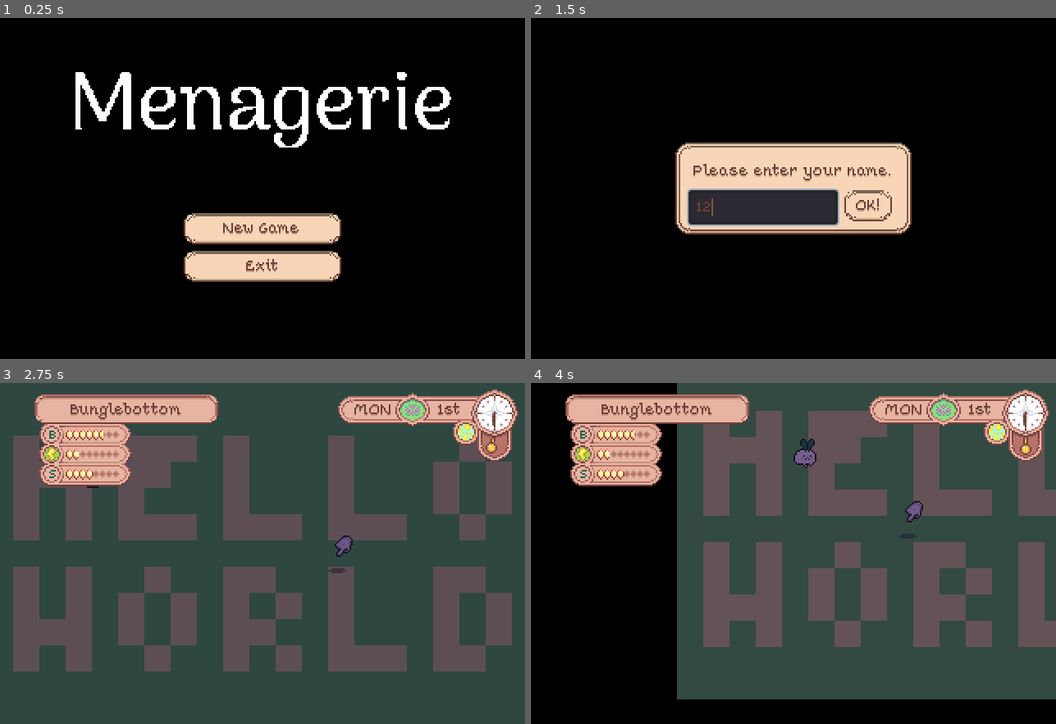
Above: before the commit, frames 1-4 (two rows, left to right).
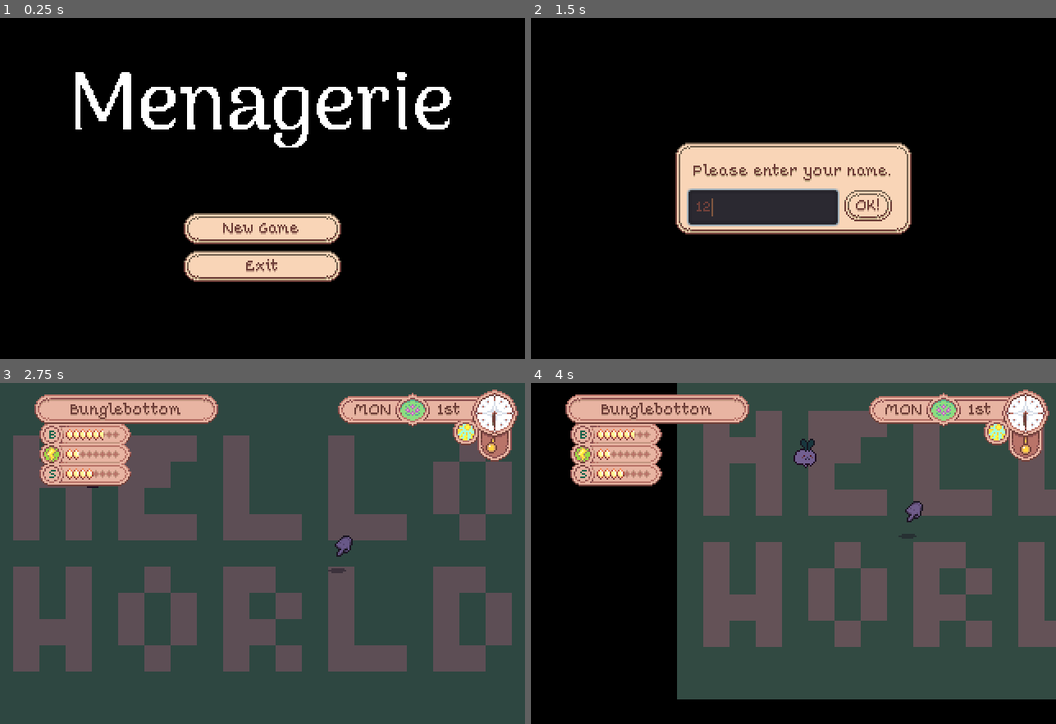
Above: after the commit, the same moments.

Repository: sand-bird/menagerie
Game: Godot game, scene res://system/game.tscn
Same seed, same stepped clock (60 frames per second), same inputs: the game is played once before the commit and once after it.
Inputs (mouse positions are in pixels of both pictures, inside the frame that each line leads up to):
- Up to frame 1 (0.25 s): no input
- Up to frame 2 (1.5 s): click "New Game" at 0.5 s; click (762, 208) at 1.27 s; type "12" at 1.35 s
- Up to frame 3 (2.75 s): click "OK!" at 2 s
- Up to frame 4 (4 s): tap Enter at 2.75 s; move the mouse to (909, 536) at 2.77 s; hold Right (ui_right) 2.78-3.5 s; click (909, 536) at 2.92 s; drag from (688, 570) to (909, 536) at 3.52 s

The runs differ from the first frame. In frame 1, 1.0% of the frame differs, in the area x 35-65%, y 57-78%; in frame 2, 0.2%; in frame 3, 0.8%; in frame 4, 0.8%.
Error in both runs: Invalid get index 'schemas' (on base: 'Dictionary'). (res://system/data.gd:44)

Commit message:
fix button/panel texture sizes

Diff:
--- a/game/assets/ui/panels/box_border_inset.tres
+++ b/game/assets/ui/panels/box_border_inset.tres
@@ -3,21 +3,13 @@
 [ext_resource path="res://assets/ui/panels/box_border_inset.png" type="Texture" id=1]
 
 [resource]
-
 content_margin_left = 4.0
 content_margin_right = 4.0
 content_margin_top = 4.0
 content_margin_bottom = 4.0
 texture = ExtResource( 1 )
-region_rect = Rect2( 0, 0, 26, 25 )
+region_rect = Rect2( 0, 0, 21, 17 )
 margin_left = 10.0
 margin_right = 10.0
 margin_top = 8.0
 margin_bottom = 8.0
-expand_margin_left = 0.0
-expand_margin_right = 0.0
-expand_margin_top = 0.0
-expand_margin_bottom = 0.0
-modulate_color = Color( 1, 1, 1, 1 )
-draw_center = true
-_sections_unfolded = [ "Content Margin", "Margin" ]
--- a/game/assets/ui/panels/box_border_outset.tres
+++ b/game/assets/ui/panels/box_border_outset.tres
@@ -8,7 +8,7 @@
 content_margin_top = 4.0
 content_margin_bottom = 4.0
 texture = ExtResource( 1 )
-region_rect = Rect2( 0, 0, 26, 25 )
+region_rect = Rect2( 0, 0, 21, 17 )
 margin_left = 10.0
 margin_right = 10.0
 margin_top = 8.0
--- a/game/assets/ui/panels/box_border_outset_light.tres
+++ b/game/assets/ui/panels/box_border_outset_light.tres
@@ -3,21 +3,15 @@
 [ext_resource path="res://assets/ui/panels/box_border_outset_light.png" type="Texture" id=1]
 
 [resource]
-
-content_margin_left = 4.0
-content_margin_right = 4.0
+content_margin_left = 6.0
+content_margin_right = 6.0
 content_margin_top = 4.0
 content_margin_bottom = 4.0
 texture = ExtResource( 1 )
-region_rect = Rect2( 0, 0, 26, 25 )
-margin_left = 9.0
-margin_right = 9.0
+region_rect = Rect2( 0, 0, 21, 17 )
+margin_left = 10.0
+margin_right = 10.0
 margin_top = 8.0
 margin_bottom = 8.0
-expand_margin_left = 0.0
-expand_margin_right = 0.0
-expand_margin_top = 0.0
-expand_margin_bottom = 0.0
-modulate_color = Color( 1, 1, 1, 1 )
-draw_center = true
-_sections_unfolded = [ "Content Margin", "Expand Margin", "Margin", "Resource" ]
+axis_stretch_horizontal = 1
+axis_stretch_vertical = 1
--- a/game/assets/ui/panels/box_outset.tres
+++ b/game/assets/ui/panels/box_outset.tres
@@ -2,25 +2,14 @@
 
 [ext_resource path="res://assets/ui/panels/box_outset.png" type="Texture" id=1]
 
-
-
-
 [resource]
-
 content_margin_left = 5.0
 content_margin_right = 5.0
 content_margin_top = 4.0
 content_margin_bottom = 4.0
 texture = ExtResource( 1 )
-region_rect = Rect2( 0, 0, 32, 33 )
+region_rect = Rect2( 0, 0, 17, 14 )
 margin_left = 8.0
 margin_right = 8.0
 margin_top = 7.0
 margin_bottom = 7.0
-expand_margin_left = 0.0
-expand_margin_right = 0.0
-expand_margin_top = 0.0
-expand_margin_bottom = 0.0
-modulate_color = Color( 1, 1, 1, 1 )
-draw_center = true
-_sections_unfolded = [ "Content Margin", "Expand Margin", "Margin" ]
--- a/game/assets/ui/panels/box_outset_dark.tres
+++ b/game/assets/ui/panels/box_outset_dark.tres
@@ -2,25 +2,14 @@
 
 [ext_resource path="res://assets/ui/panels/box_outset_dark.png" type="Texture" id=1]
 
-
-
-
 [resource]
-
 content_margin_left = 4.0
 content_margin_right = 4.0
 content_margin_top = 4.0
 content_margin_bottom = 4.0
 texture = ExtResource( 1 )
-region_rect = Rect2( 0, 0, 32, 33 )
+region_rect = Rect2( 0, 0, 17, 14 )
 margin_left = 7.0
 margin_right = 7.0
 margin_top = 7.0
 margin_bottom = 7.0
-expand_margin_left = 0.0
-expand_margin_right = 0.0
-expand_margin_top = 0.0
-expand_margin_bottom = 0.0
-modulate_color = Color( 1, 1, 1, 1 )
-draw_center = true
-_sections_unfolded = [ "Content Margin", "Expand Margin", "Margin" ]
--- a/game/assets/ui/panels/box_outset_light.tres
+++ b/game/assets/ui/panels/box_outset_light.tres
@@ -8,7 +8,7 @@
 content_margin_top = 2.0
 content_margin_bottom = 2.0
 texture = ExtResource( 1 )
-region_rect = Rect2( 0, 0, 32, 33 )
+region_rect = Rect2( 0, 0, 17, 14 )
 margin_left = 7.0
 margin_right = 7.0
 margin_top = 7.0
--- a/game/ui/garden/select_hud.tscn
+++ b/game/ui/garden/select_hud.tscn
@@ -72,7 +72,8 @@
 margin_bottom = 21.0
 custom_styles/panel = ExtResource( 7 )
 __meta__ = {
-"_edit_group_": true
+"_edit_group_": true,
+"_edit_use_anchors_": false
 }
 
 [node name="label" type="Label" parent="name_bar"]
@@ -82,6 +83,9 @@
 text = "Bunglebottom"
 align = 1
 valign = 1
+__meta__ = {
+"_edit_use_anchors_": false
+}
 
 [node name="portrait_bg" type="TextureRect" parent="."]
 visible = false
--- a/game/ui/main_menu/main_menu.tscn
+++ b/game/ui/main_menu/main_menu.tscn
@@ -91,6 +91,7 @@
 text = " X "
 script = SubResource( 1 )
 __meta__ = {
+"_edit_use_anchors_": false,
 "_editor_icon": ExtResource( 5 )
 }
 
--- a/game/ui/save_list/save_list.tscn
+++ b/game/ui/save_list/save_list.tscn
@@ -54,6 +54,9 @@
 margin_bottom = 23.0
 mouse_filter = 0
 custom_constants/separation = 2
+__meta__ = {
+"_edit_use_anchors_": false
+}
 
 [node name="pages" type="Label" parent="."]
 anchor_left = 0.5
--- a/game/ui/title_screen/title_buttons.tscn
+++ b/game/ui/title_screen/title_buttons.tscn
@@ -43,6 +43,7 @@
 margin_right = 96.0
 margin_bottom = 49.0
 text = "Load Game"
+clip_text = true
 script = SubResource( 1 )
 __meta__ = {
 "_editor_icon": ExtResource( 3 )
Binary file changed: game/assets/ui/menagerie.font
Binary file changed: game/assets/ui/panels/box_border_inset.png
Binary file changed: game/assets/ui/panels/box_border_inset_light.png
Binary file changed: game/assets/ui/panels/box_border_outset.png
Binary file changed: game/assets/ui/panels/box_border_outset_light.png
Binary file changed: game/assets/ui/panels/box_outset.png
Binary file changed: game/assets/ui/panels/box_outset_dark.png
Binary file changed: game/assets/ui/panels/box_outset_light.png
Not shown, added: game/assets/ui/panels/.DS_Store
